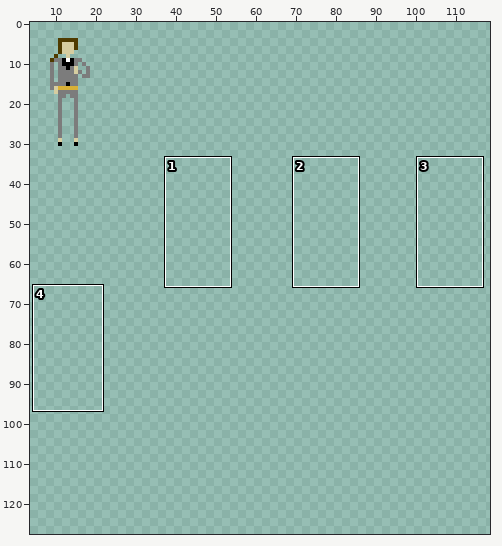
File history of a sprite sheet, Sprites/OL_Neutral.png. Above: a wide view before the commit, with the close-up outlined.
Close-up. Old version:
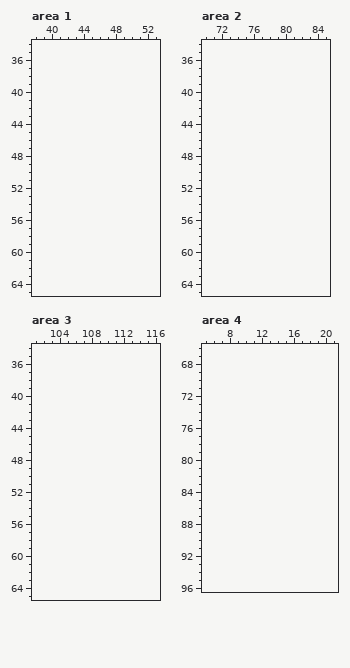
The file is 32x32 pixels. Shown: area 1: x 38..53, y 34..65; area 2: x 70..85, y 34..65; area 3: x 101..116, y 34..65; area 4: x 5..21, y 66..96. The old version is drawn lined up with the new one, on the new canvas. The wide view leaves out empty margins. The commit also changed other parts of the picture, which this record leaves out.
Once edited:
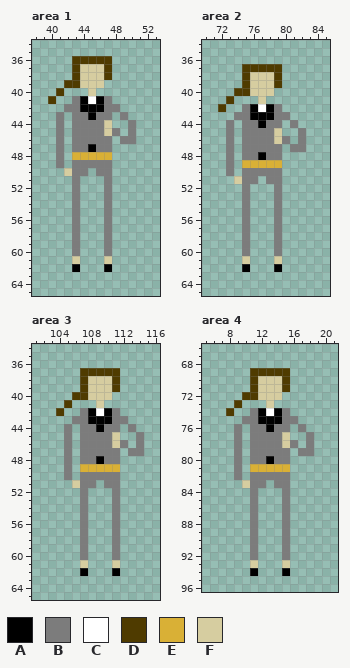
Palette (. is transparent): A #000000  B #7c7c7c  C #ffffff  D #4f3b00  E #d9b036  F #d6cda0
Difference:
canvas 32x32 -> 128x128
Changed rows in their new state; - is an unchanged pixel.
Area 1:
first column x 40:
36 ---DDDDD---
37 ---DFFFD---
38 ---DFFFD---
39 --DDFFF----
40 -D---F-----
41 D--BACAB---
42 --BBAAABB--
43 -B-BBABB-B-
44 -B-BBBBF--B
45 -B-BBBBFB-B
46 -B-BBBBB-BB
47 -B-BBABB---
48 -B-EEEEE---
49 -B-BBBBB---
50 --FBB-BB---
51 ---B---B---
52 ---B---B---
53 ---B---B---
54 ---B---B---
55 ---B---B---
56 ---B---B---
57 ---B---B---
58 ---B---B---
59 ---B---B---
60 ---B---B---
61 ---F---F---
62 ---A---A---
Area 2:
first column x 72:
37 ---DDDDD---
38 ---DFFFD---
39 ---DFFFD---
40 --DDFFF----
41 -D---F-----
42 D--BACAB---
43 --BBAAABB--
44 -B-BBABB-B-
45 -B-BBBBF--B
46 -B-BBBBFB-B
47 -B-BBBBB-BB
48 -B-BBABB---
49 -B-EEEEE---
50 -B-BBBBB---
51 --FBB-BB---
52 ---B---B---
53 ---B---B---
54 ---B---B---
55 ---B---B---
56 ---B---B---
57 ---B---B---
58 ---B---B---
59 ---B---B---
60 ---B---B---
61 ---F---F---
62 ---A---A---
Area 3:
first column x 104:
37 ---DDDDD---
38 ---DFFFD---
39 ---DFFFD---
40 --DDFFF----
41 -D---F-----
42 D--BACAB---
43 --BBAAABB--
44 -B-BBABB-B-
45 -B-BBBBF--B
46 -B-BBBBFB-B
47 -B-BBBBB-BB
48 -B-BBABB---
49 -B-EEEEE---
50 -B-BBBBB---
51 --FBB-BB---
52 ---B---B---
53 ---B---B---
54 ---B---B---
55 ---B---B---
56 ---B---B---
57 ---B---B---
58 ---B---B---
59 ---B---B---
60 ---B---B---
61 ---F---F---
62 ---A---A---
Area 4:
first column x 8:
69 ---DDDDD---
70 ---DFFFD---
71 ---DFFFD---
72 --DDFFF----
73 -D---F-----
74 D--BACAB---
75 --BBAAABB--
76 -B-BBABB-B-
77 -B-BBBBF--B
78 -B-BBBBFB-B
79 -B-BBBBB-BB
80 -B-BBABB---
81 -B-EEEEE---
82 -B-BBBBB---
83 --FBB-BB---
84 ---B---B---
85 ---B---B---
86 ---B---B---
87 ---B---B---
88 ---B---B---
89 ---B---B---
90 ---B---B---
91 ---B---B---
92 ---B---B---
93 ---F---F---
94 ---A---A---
Where, in picture pixels (left, top, right, bottom), the same in both close-ups:
added: (48, 56, 136, 272)
added: (218, 64, 306, 272)
added: (56, 368, 144, 576)
added: (226, 368, 314, 576)
